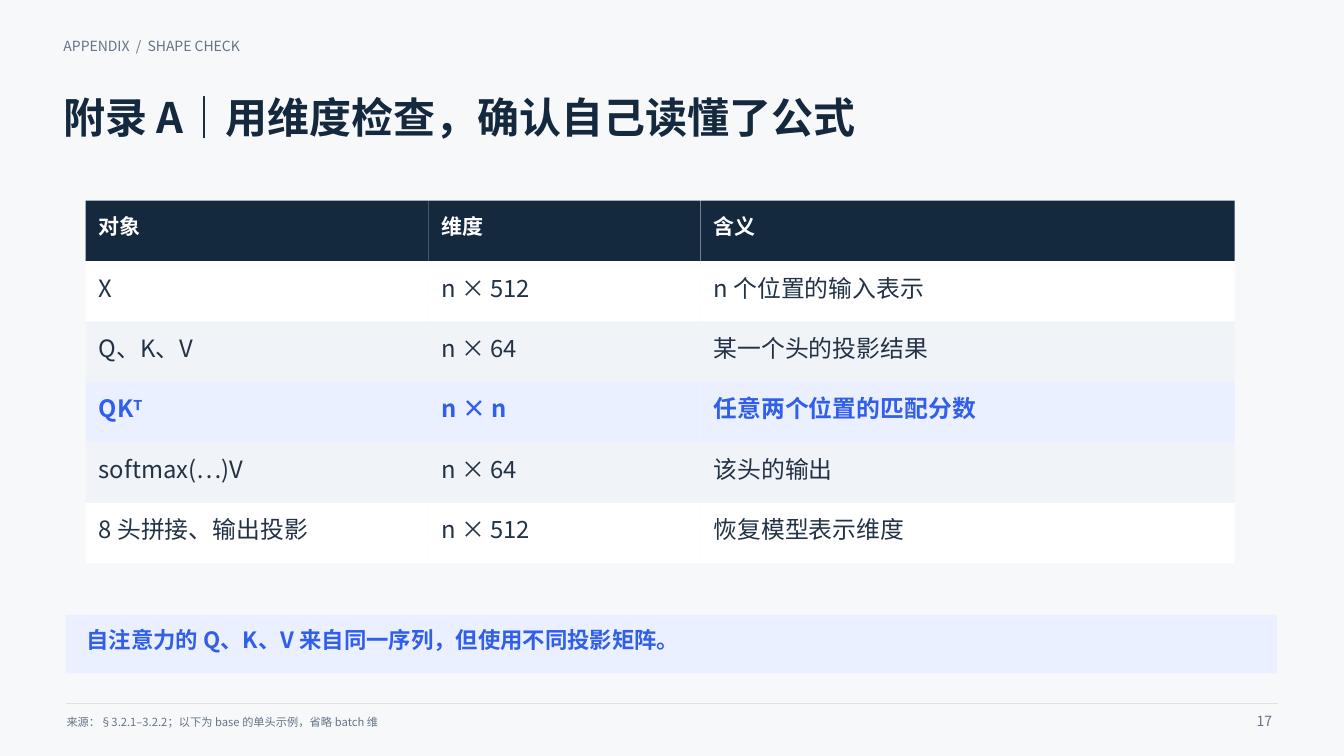
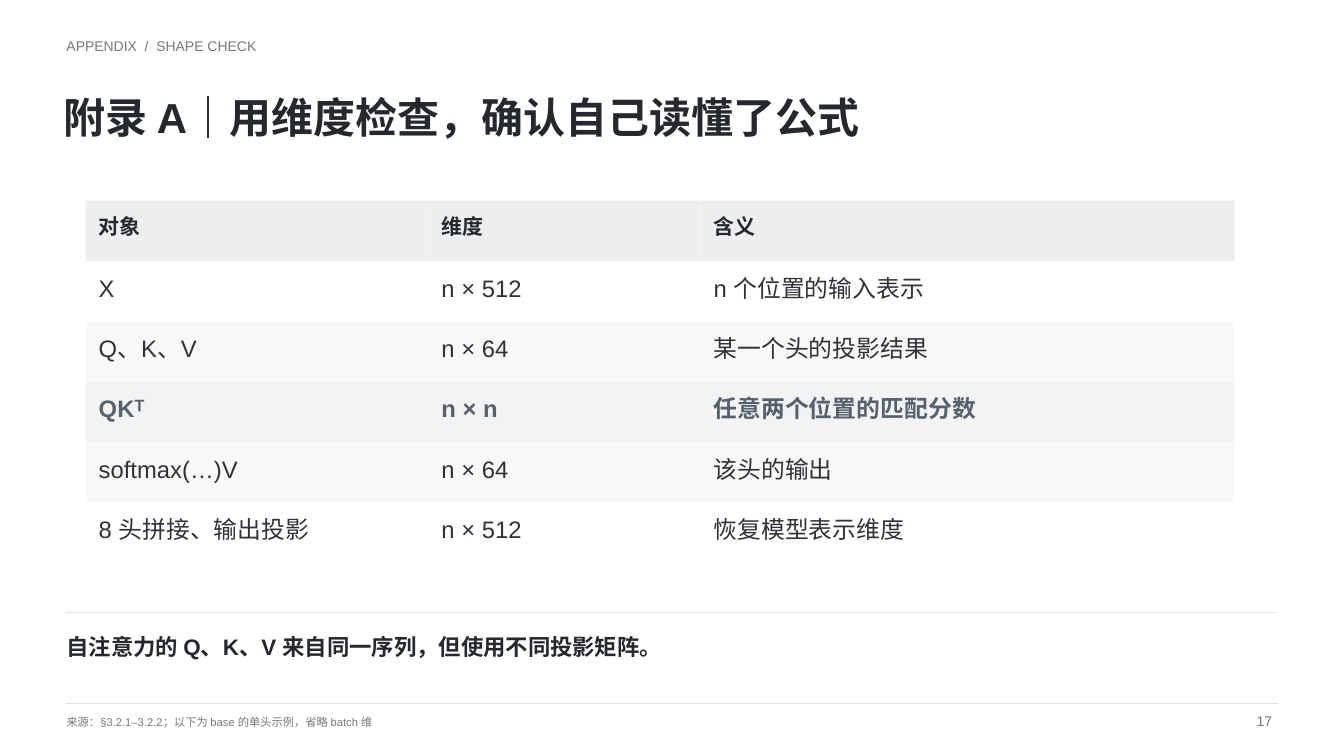
Before and after one commit to yueyunsun77-debug/yueyunsun77-debug, a slide deck: slide 17 of 组会汇报/第一次组会汇报/Transformer_组会汇报_简约学术版.pptx. Drawn at 1344x756 pixels with LibreOffice and Linux fonts; fonts in the diff are those of the drawing. Boxes give left, top, right and bottom in pixels: in the first picture for what was removed or moved away, otherwise in the second. Text is boxed around its words. In the diff, an @@ line names an element or a change of style, - is before the commit and + after.

```diff
--- a/组会汇报/第一次组会汇报/Transformer_组会汇报_简约学术版.pptx
+++ b/组会汇报/第一次组会汇报/Transformer_组会汇报_简约学术版.pptx
@@ background #F7F8FA to #FFFFFF @@
@@ font Noto Sans CJK SC to Arial, text colour #657487 to #74777C in 3 elements at (67,716,372,728), (1257,716,1273,726), (66,41,256,51) @@
@@ text "附录 A｜用维度检查，确认自己读懂了公式" at (63,97,859,139): font Noto Sans CJK SC to Arial, text colour #14283E to #25282D @@
@@ fill #14283E to #ECEEEF in 3 elements at (86,201,429,261), (429,201,701,261), (701,201,1235,261) @@
@@ font Noto Sans CJK SC to Arial, text colour #FFFFFF to #25282D in 3 elements at (99,216,141,236), (441,216,483,236), (714,216,756,236) @@
@@ fill #EAF0FF to #F2F3F4 in 3 elements at (86,382,429,443), (429,382,701,443), (701,382,1235,443) @@
@@ font Noto Sans CJK SC to Arial, text colour #315EEB to #56616C in 3 elements at (99,400,145,422), (441,404,498,417), (714,396,976,419) @@
@@ fill #F0F3F7 to #F8F8F8 in 4 elements at (86,322,429,382), (429,322,701,382), (86,443,429,503), (429,443,701,503) @@
@@ font Noto Sans CJK SC to Arial, text colour #233345 to #303238 in 8 elements at (99,280,115,297), (441,280,522,298), (99,340,197,362), (441,340,508,358), (99,460,238,483), (441,461,508,479), (99,518,310,540), (441,521,522,539) @@
@@ rectangle removed at (66,615,1277,674) @@
@@ line added from (66, 613) to (1277, 613), #DFE1E3 0.9 pt @@
@@ text "自注意力的 Q、K、V 来自同一序列，但使用不同投影矩阵。": place and size @@
-text "自注意力的 Q、K、V 来自同一序列，但使用不同投影矩阵。" at (87,629,680,653)
+text "自注意力的 Q、K、V 来自同一序列，但使用不同投影矩阵。" at (66,636,662,660)
@@ text "自注意力的 Q、K、V 来自同一序列，但使用不同投影矩阵。" at (66,636,662,660): font Noto Sans CJK SC to Arial, text colour #315EEB to #25282D @@
```
Also in this commit, not shown: 18 other slides changed, 4 other files.
